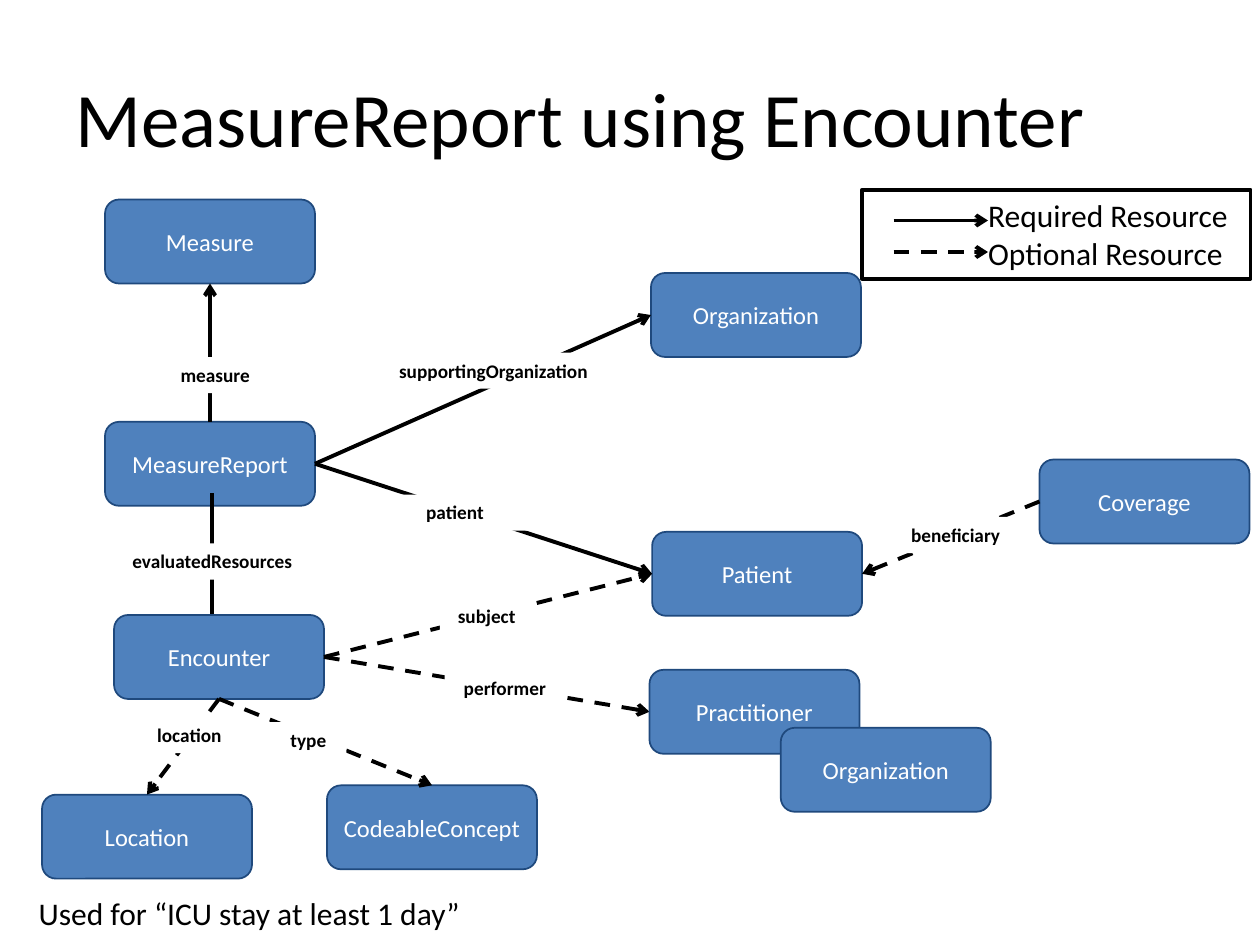
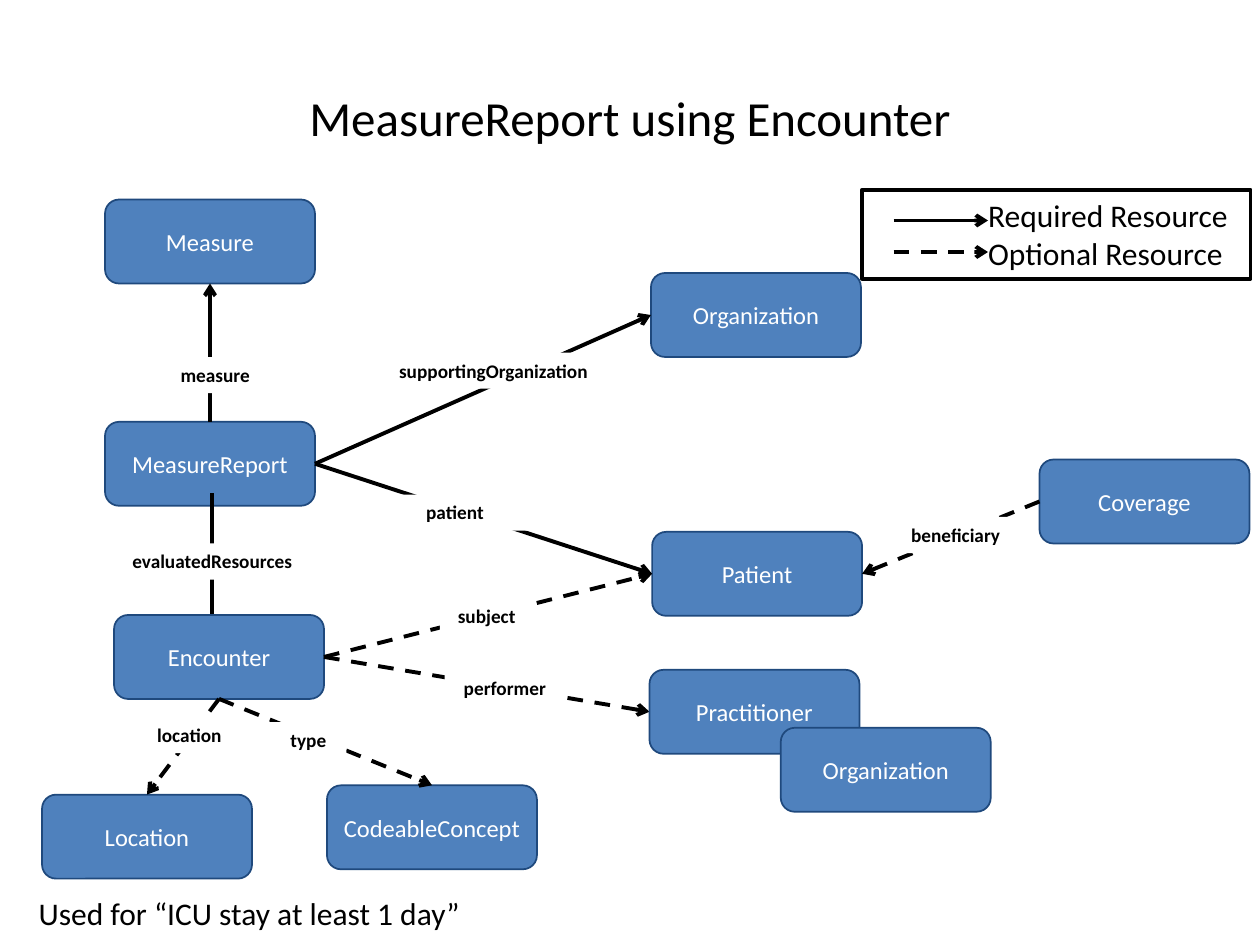
Before and after one commit to HL7/davinci-deqm, a slide deck: slide 10 of source/pages/assets/images/source/DEQM Resource Diagram - VTE.pptx. Drawn at 1260x945 pixels with LibreOffice and Linux fonts; fonts in the diff are those of the drawing. Boxes give left, top, right and bottom in pixels: in the first picture for what was removed or moved away, otherwise in the second. Text is boxed around its words. In the diff, an @@ line names an element or a change of style, - is before the commit and + after.

```diff
--- a/source/pages/assets/images/source/DEQM Resource Diagram - VTE.pptx
+++ b/source/pages/assets/images/source/DEQM Resource Diagram - VTE.pptx
@@ title "MeasureReport using Encounter" at <box>309,102,951,145</box>: size 44 to 28 pt; alignment left to centre @@
```
Also in this commit, not shown: 5 other slides changed, 7 other files.
